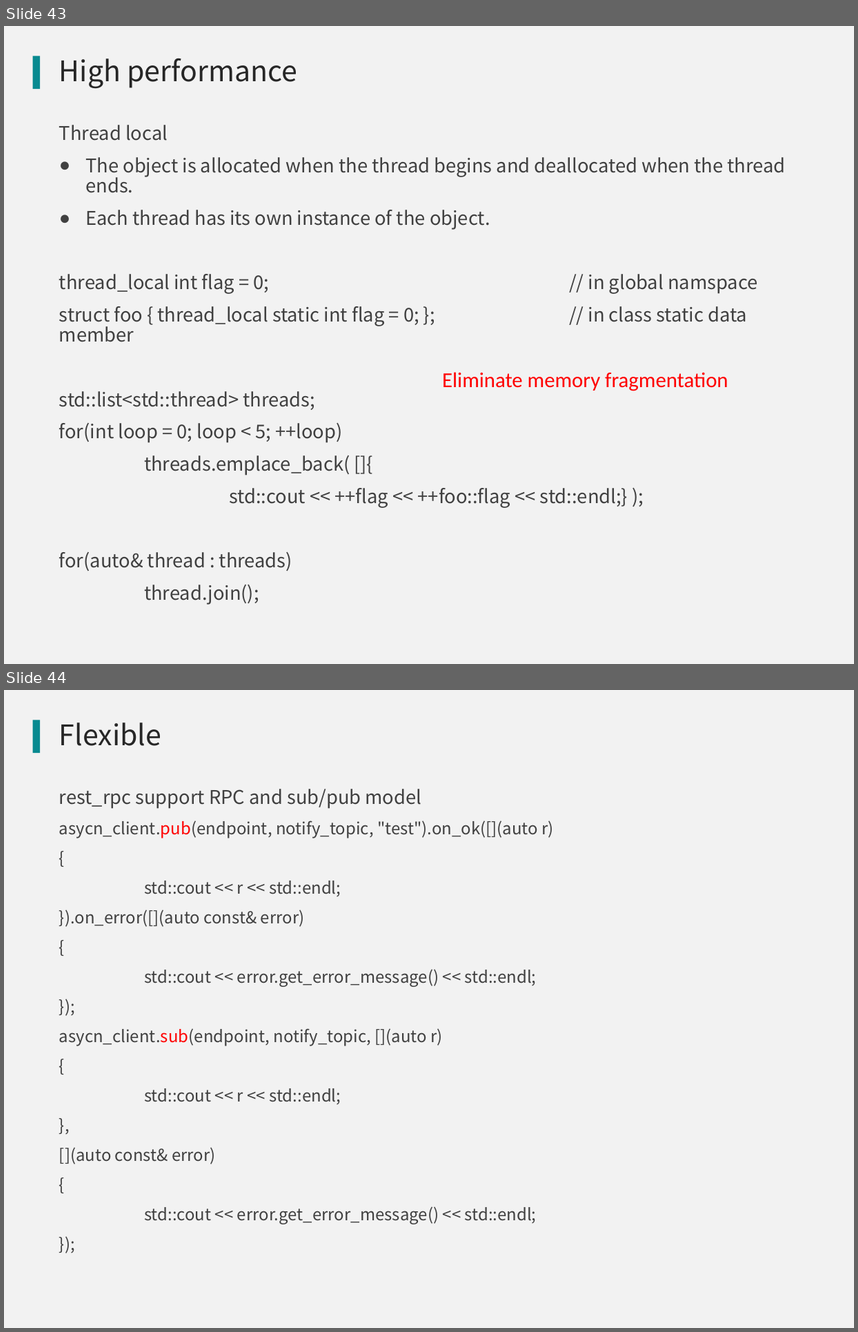
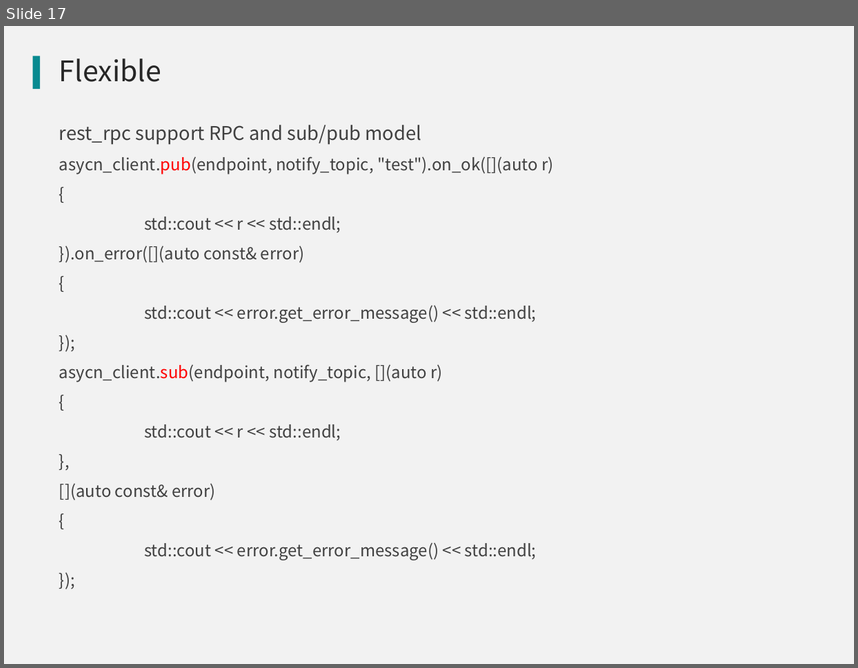
Before and after one commit to qicosmos/cppnow2017-ppt, a slide deck: An easy to use RPC framework implemented by c++11 and c++14.pptx. Shown one above the other, each under a label of ours: slides 43 and 44 before the commit, slide 17 after it. The pictures are 858x1332 and 858x668 pixels, drawn with LibreOffice and Linux fonts; fonts in the diff are those of the drawing; background and template pictures are left out. Boxes give left, top, right and bottom in pixels: in the first picture for what was removed or moved away, otherwise in the second. Text is boxed around its words. In the diff, an @@ line names an element or a change of style, - is before the commit and + after.

```diff
--- a/An easy to use RPC framework implemented by c++11 and c++14.pptx
+++ b/An easy to use RPC framework implemented by c++11 and c++14.pptx
@@ slide 43 removed at [4,26,854,664], background #F2F2F2; not listed: 1 template element that a slide beside it also shows @@
@@ title removed at [59,58,297,89] @@
-High performance
@@ text removed at [59,125,786,604] @@
-Thread local
-● The object is allocated when the thread begins and deallocated when the thread ends.
-● Each thread has its own instance of the object.
-thread_local int flag = 0; // in global namspace
-struct foo { thread_local static int flag = 0; }; // in class static data member
-std::list<std::thread> threads;
-for(int loop = 0; loop < 5; ++loop)
-threads.emplace_back( []{
-std::cout << ++flag << ++foo::flag << std::endl;} );
-for(auto& thread : threads)
-thread.join();
@@ text removed at [442,372,728,391] @@
-Eliminate memory fragmentation
@@ what was slide 44 is now slide 17 @@
```
Also in this commit, not shown: 6 slides changed, 26 other slides removed, 2 other files.
